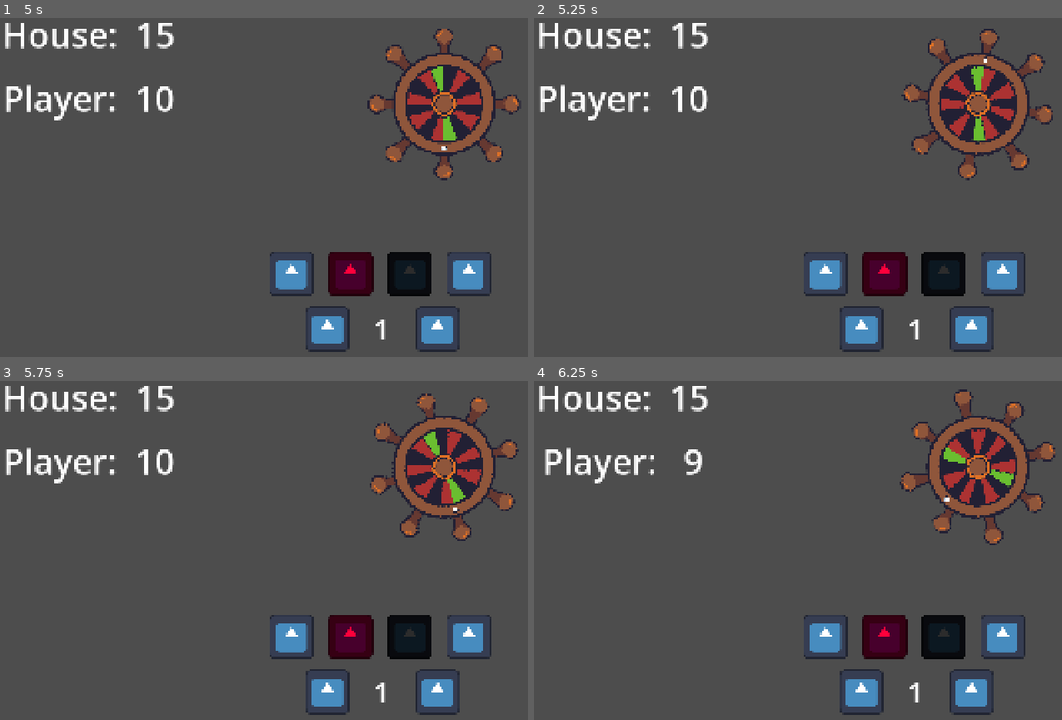
Above: before the commit, frames 1-4 (two rows, left to right).
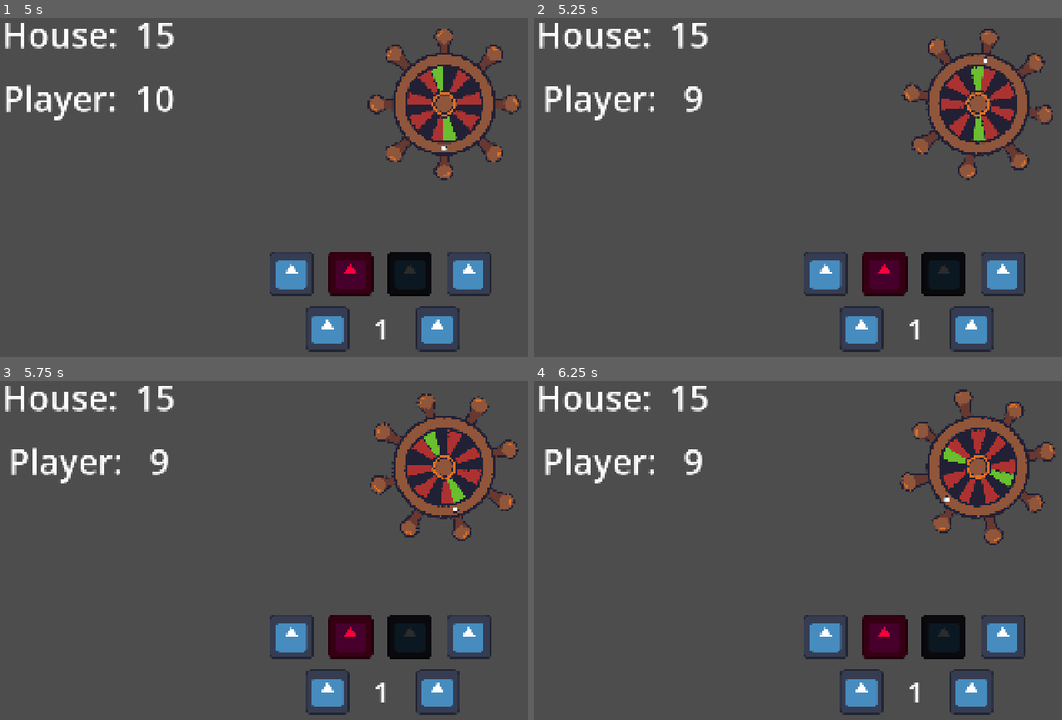
Above: after the commit, the same moments.

Repository: DapperCoat/The-Very-Serious-Game-Jam---Team-Bitato
Game: Godot game, scene res://Scenes/game_scene.tscn
The game is run twice, just before and just after one commit, with the same random seed, the same clock (stepped at 60 frames per second) and the same inputs. The engine's default icon, where the game draws it, is replaced by a stand-in: a white triangle on a blue panel in a dark square.
Inputs (mouse positions are in pixels of both pictures, inside the frame that each line leads up to):
- Up to frame 1 (5 s): click (290, 272) at 0.5 s; click (348, 272) at 1.25 s; click (411, 272) at 2 s; click (469, 272) at 2.75 s; click (327, 329) at 3.5 s; click (438, 329) at 4.25 s
- Up to frame 2 (5.25 s): click (824, 272) at 5 s
- Up to frame 3 (5.75 s): no input
- Up to frame 4 (6.25 s): move the mouse to (982, 519) at 5.77 s; click (982, 519) at 5.92 s

Frame 1 is identical in both runs. In frame 2, 1.4% of the frame differs, in the area x 0-33%, y 19-31%; in frame 3, 1.4%; in frame 4, nothing differs.
Error before the commit: Invalid call. Nonexistent function 'place_bet' in base 'Node (chip_manager.gd)'. (res://Scripts/bet_manager.gd:17)

Commit message:
Connected wheel and betting

Diff:
--- a/Scripts/bet_manager.gd
+++ b/Scripts/bet_manager.gd
@@ -14,7 +14,7 @@
 # States control what bet the player placed
 # State clear meant to be called by outside script after roulette
 func bet_state_clear() -> void:
-	chip_manager.place_bet(0)
+	#chip_manager.place_bet(0)
 	bet_display.text = str(0)
 	_set_button_disable(false, "none")
 
--- a/Scripts/game_scene.gd
+++ b/Scripts/game_scene.gd
@@ -39,15 +39,33 @@
 
 # Set's wheel_can_spin to true & give wheel the bet_type
 func _on_bet_manager_send_bet_info(bet_type: String, bet: int) -> void:
+	_update_scores()
+
 	roulette_wheel.spin()
 	await get_tree().create_timer(1).timeout
 	roulette_wheel.stop()
+	await roulette_wheel.stopped
 	var index = roulette_wheel.get_pocket()
 	var value = wheel_values[index]
 	var colour = wheel_colours[value]
 	print(bet_type)
+
 	match bet_type:
-		pass
+		"black":
+			if colour == bet_type:
+				chip_manager.update_chips(true, 2.0)
+		"black":
+			if colour == bet_type:
+				chip_manager.update_chips(true, 2.0)
+		"green":
+			if colour == bet_type:
+				chip_manager.update_chips(true, 5.0)
+		"odd":
+			if (value % 2 == 1):
+				chip_manager.update_chips(true, 2.0)
+		"even":
+			if (value % 2 == 0):
+				chip_manager.update_chips(true, 2.0)
 
 	_update_scores()
 	bet_manager.bet_state_clear()
